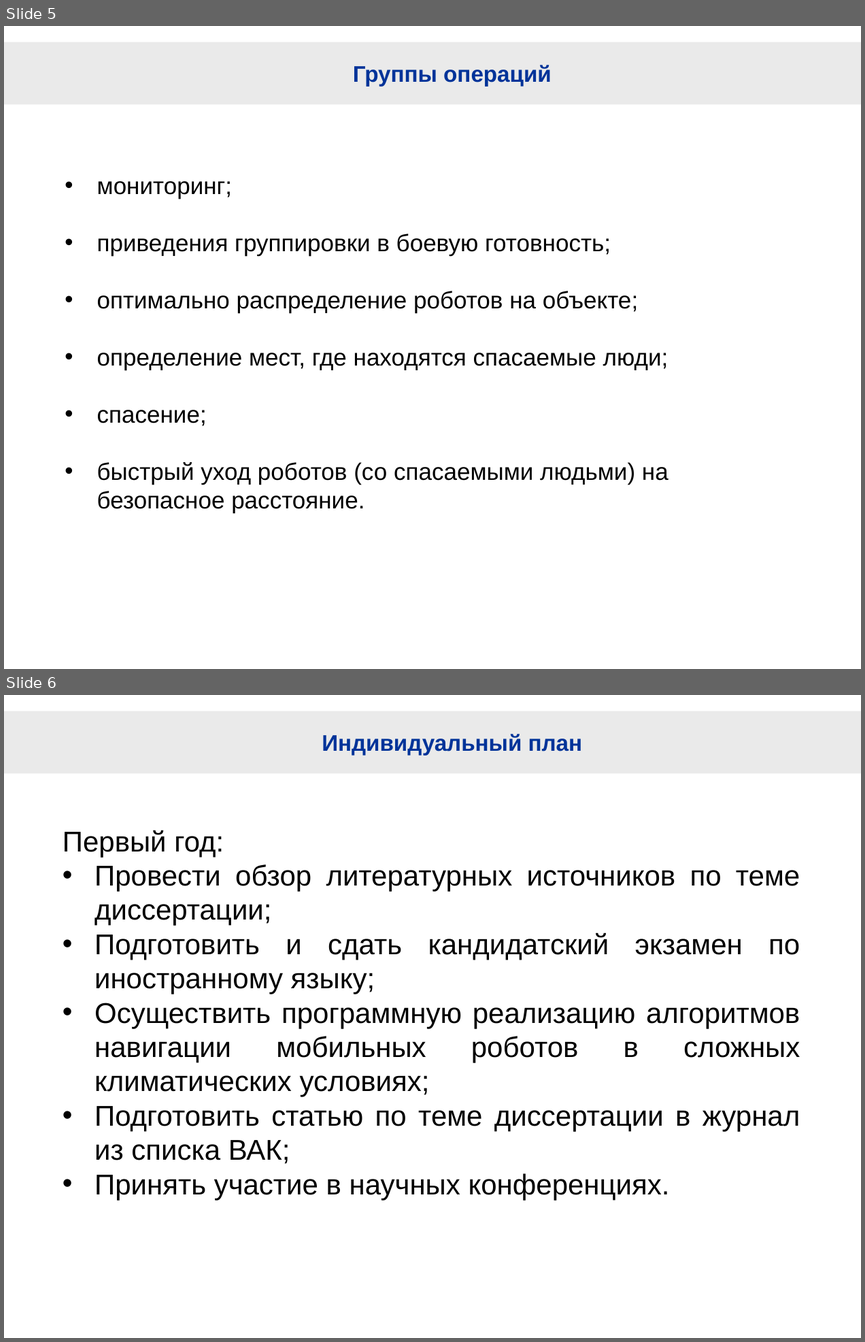
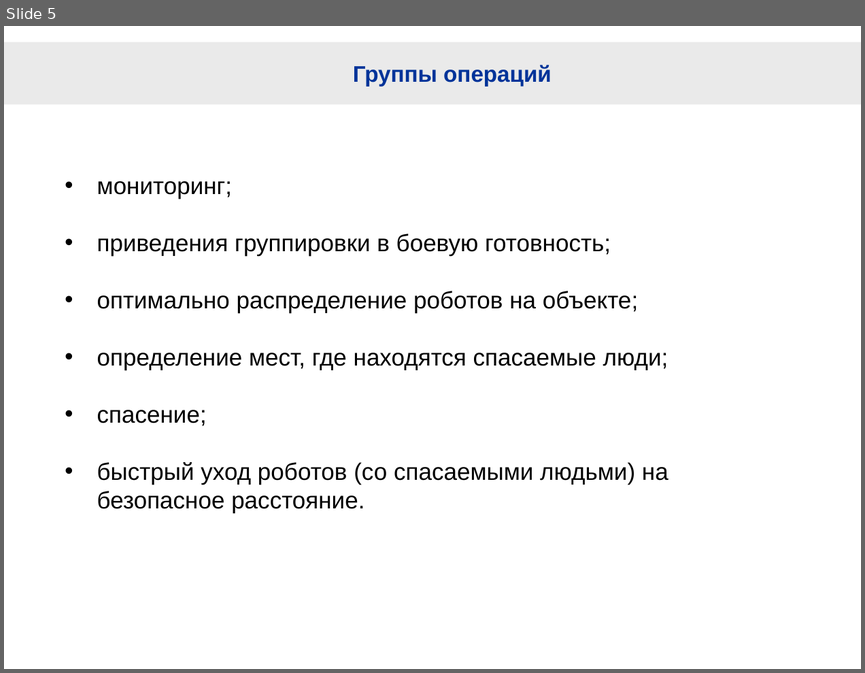
Before and after one commit to hellraptor/RescueRobots, a slide deck: RescueRobotsForNN.pptx. Shown one above the other, each under a label of ours: slides 5 and 6 before the commit, slide 5 after it. The pictures are 865x1342 and 865x673 pixels, drawn with LibreOffice and Linux fonts; fonts in the diff are those of the drawing; background and template pictures are left out. Boxes give left, top, right and bottom in pixels: in the first picture for what was removed or moved away, otherwise in the second. Text is boxed around its words. In the diff, an @@ line names an element or a change of style, - is before the commit and + after.

```diff
--- a/RescueRobotsForNN.pptx
+++ b/RescueRobotsForNN.pptx
@@ slide 6 removed at [4,695,861,1338], background #FFFFFF; not listed: 1 template element that a slide beside it also shows @@
@@ title removed at [322,734,583,756] @@
-Индивидуальный план
@@ text removed at [62,830,800,1200] @@
-Первый год:
-• Провести обзор литературных источников по теме диссертации;
-• Подготовить и сдать кандидатский экзамен по иностранному языку;
-• Осуществить программную реализацию алгоритмов навигации мобильных роботов в сложных климатических условиях;
-• Подготовить статью по теме диссертации в журнал из списка ВАК;
-• Принять участие в научных конференциях.
```
Also in this commit, not shown: 1 slide changed, 10 slides added, 2 other slides removed, 1 other file.
